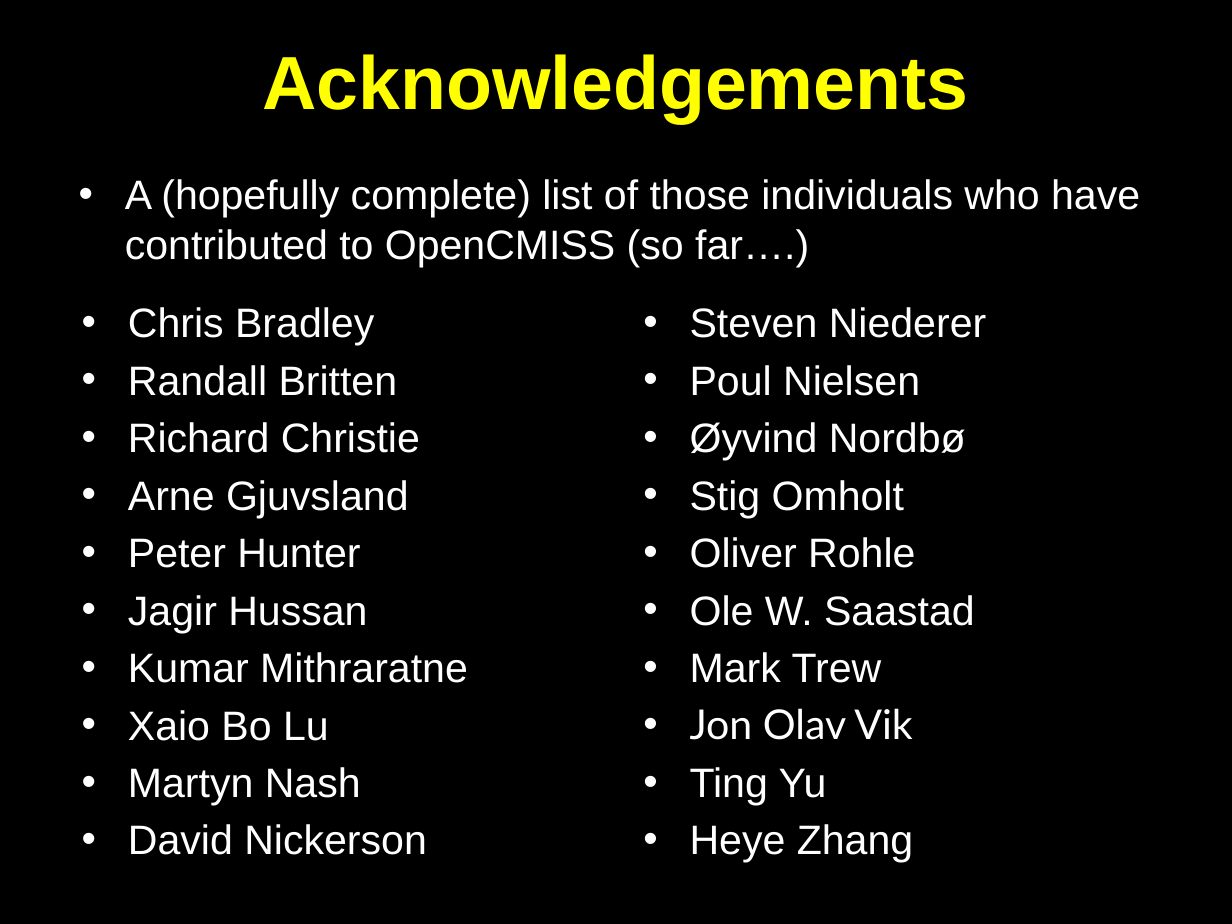
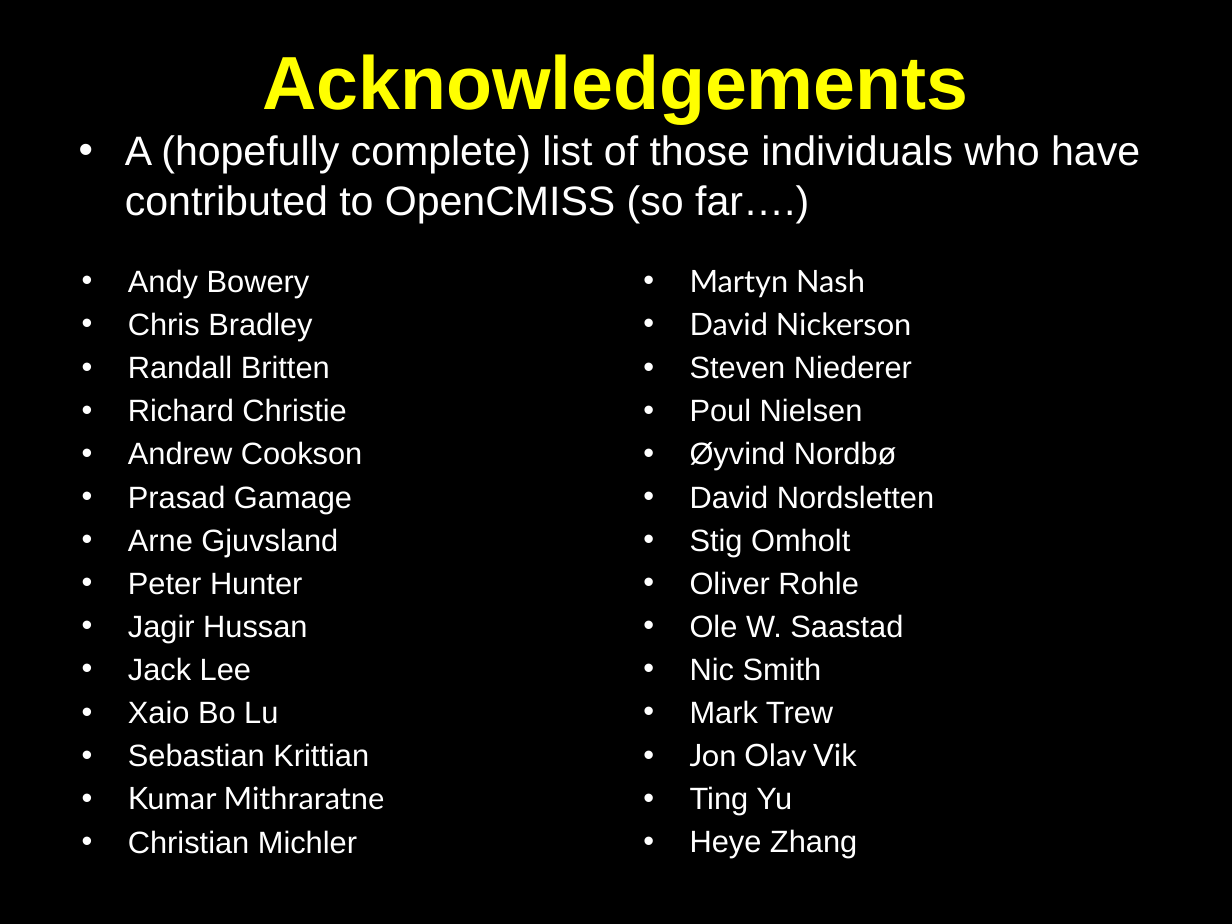
Before and after one commit to OpenCMISS/cm, a slide deck: slide 118 of doc/openCMISS.pptx (slide 117 before the commit). Drawn at 1232x924 pixels with LibreOffice and Linux fonts; fonts in the diff are those of the drawing. Boxes give left, top, right and bottom in pixels: in the first picture for what was removed or moved away, otherwise in the second. Text is boxed around its words. In the diff, an @@ line names an element or a change of style, - is before the commit and + after.

```diff
--- a/doc/openCMISS.pptx
+++ b/doc/openCMISS.pptx
@@ text "A (hopefully complete) list of ...": place and size @@
-text "A (hopefully complete) list of ..." at [125, 179, 1140, 267]
+text "A (hopefully complete) list of ..." at [125, 135, 1140, 223]
@@ text "Andy Bowery": place and size @@
-text "Andy Bowery" at [128, 307, 468, 855]
+text "Andy Bowery" at [128, 269, 385, 854]
@@ text at [128, 269, 310, 298]: paragraph added @@
+• Andy Bowery
@@ text "Martyn Nash": place and size @@
-text "Martyn Nash" at [690, 307, 987, 863]
+text "Martyn Nash" at [690, 269, 934, 858]
@@ text at [690, 269, 911, 336]: paragraphs added @@
+• Martyn Nash
+• David Nickerson
@@ text at [128, 312, 385, 810]: size 24 to 18 pt in "Chris Bradley", "Randall Britten", "Richard Christie", "Arne Gjuvsland" and 3 more places; font Arial to Lato in "Kumar Mithraratne"; less space between paragraphs @@
@@ text at [690, 355, 912, 858]: size 24 to 18 pt in "Steven Niederer", "Poul Nielsen", "Øyvind Nordbø", "Stig Omholt" and 6 more places; less space between paragraphs @@
@@ text at [128, 441, 363, 513]: paragraphs added @@
+• Andrew Cookson
+• Prasad Gamage
@@ text at [690, 485, 934, 509]: paragraph added @@
+• David Nordsletten
@@ text at [128, 657, 369, 767]: paragraphs added @@
+• Jack Lee
+• Xaio Bo Lu
+• Sebastian Krittian
@@ text at [690, 657, 822, 681]: paragraph added @@
+• Nic Smith
@@ text at [128, 830, 357, 854]: text changed; size 24 to 18 pt @@
-• Xaio Bo Lu
-• Martyn Nash
-• David Nickerson
+• Christian Michler
```
Also in this commit, not shown: 15 other slides changed, 2 slides added, 7 other files.
